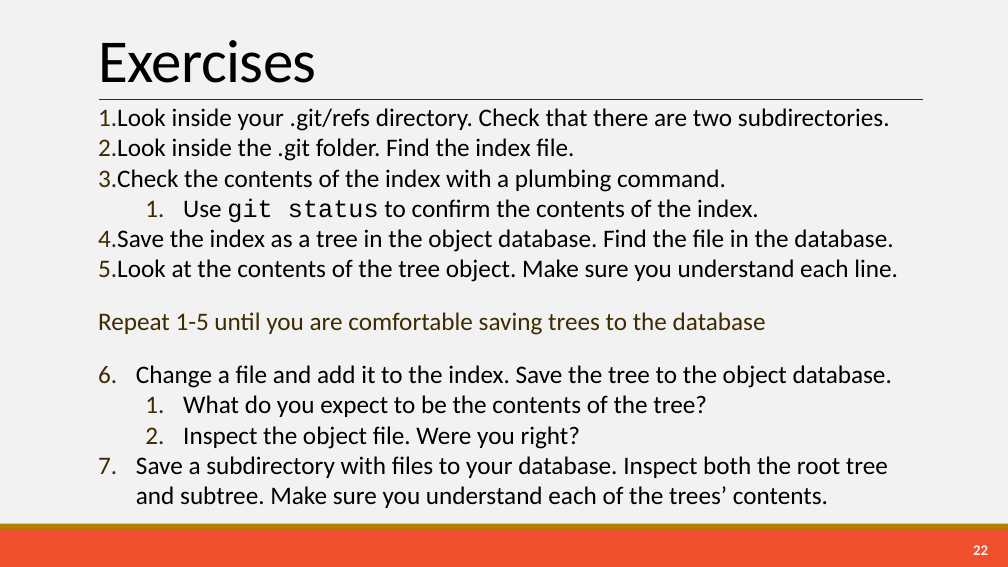
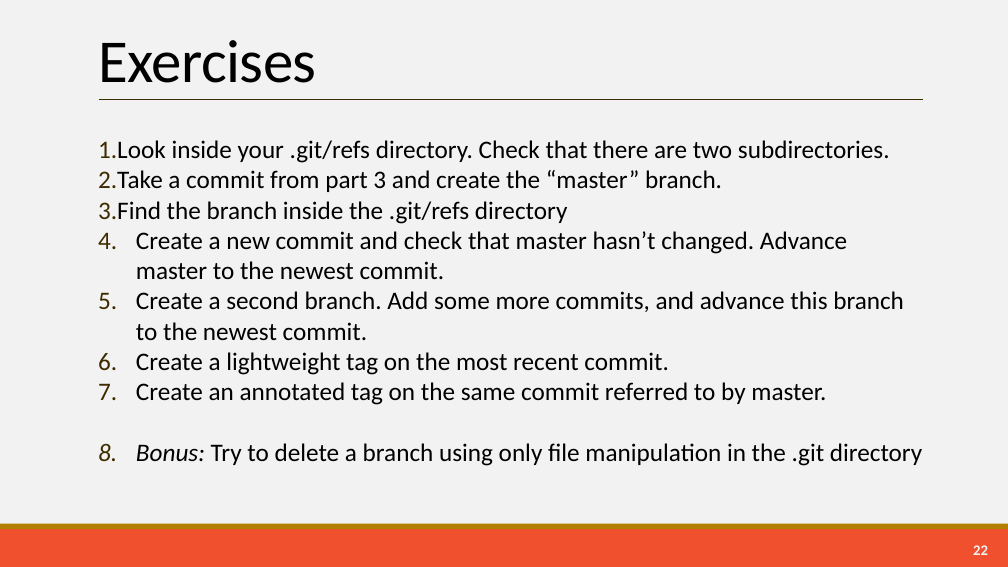
Before and after one commit to UW-HPC/Git_Internals, a slide deck: slide 23 of presentation/git_internals.pptx. Drawn at 1008x567 pixels with LibreOffice and Linux fonts; fonts in the diff are those of the drawing. Boxes give left, top, right and bottom in pixels: in the first picture for what was removed or moved away, otherwise in the second. Text is boxed around its words. In the diff, an @@ line names an element or a change of style, - is before the commit and + after.

Commit message:
Fixed exercises in references section of slides

```diff
--- a/presentation/git_internals.pptx
+++ b/presentation/git_internals.pptx
@@ text "Look inside your .git/refs directory. ...": place and size @@
-text "Look inside your .git/refs directory. ..." at (98, 108, 898, 508)
+text "Look inside your .git/refs directory. ..." at (98, 140, 922, 466)
@@ text at (98, 170, 922, 466): text changed @@
-2. Look inside the .git folder. Find the index file.
-3. Check the contents of the index with a plumbing command.
-    1. Use git status to confirm the contents of the index.
-4. Save the index as a tree in the object database. Find the file in the database.
-5. Look at the contents of the tree object. Make sure you understand each line.
-Repeat 1-5 until you are comfortable saving trees to the database
-6. Change a file and add it to the index. Save the tree to the object database.
-    1. What do you expect to be the contents of the tree?
-    2. Inspect the object file. Were you right?
-7. Save a subdirectory with files to your database. Inspect both the root tree and subtree. Make sure you understand each of the trees’ contents.
+2. Take a commit from part 3 and create the “master” branch.
+3. Find the branch inside the .git/refs directory
+4. Create a new commit and check that master hasn’t changed. Advance master to the newest commit.
+5. Create a second branch. Add some more commits, and advance this branch to the newest commit.
+6. Create a lightweight tag on the most recent commit.
+7. Create an annotated tag on the same commit referred to by master.
+8. Bonus: Try to delete a branch using only file manipulation in the .git directory
```
Also in this commit, not shown: 1 other file.
